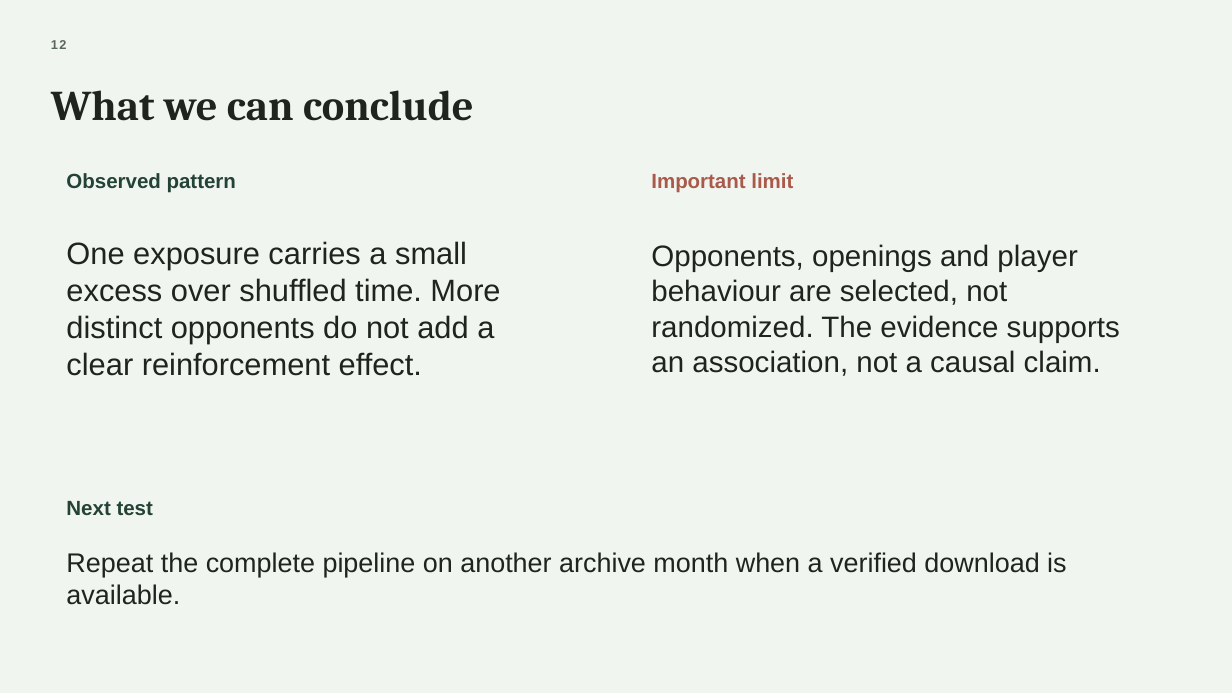
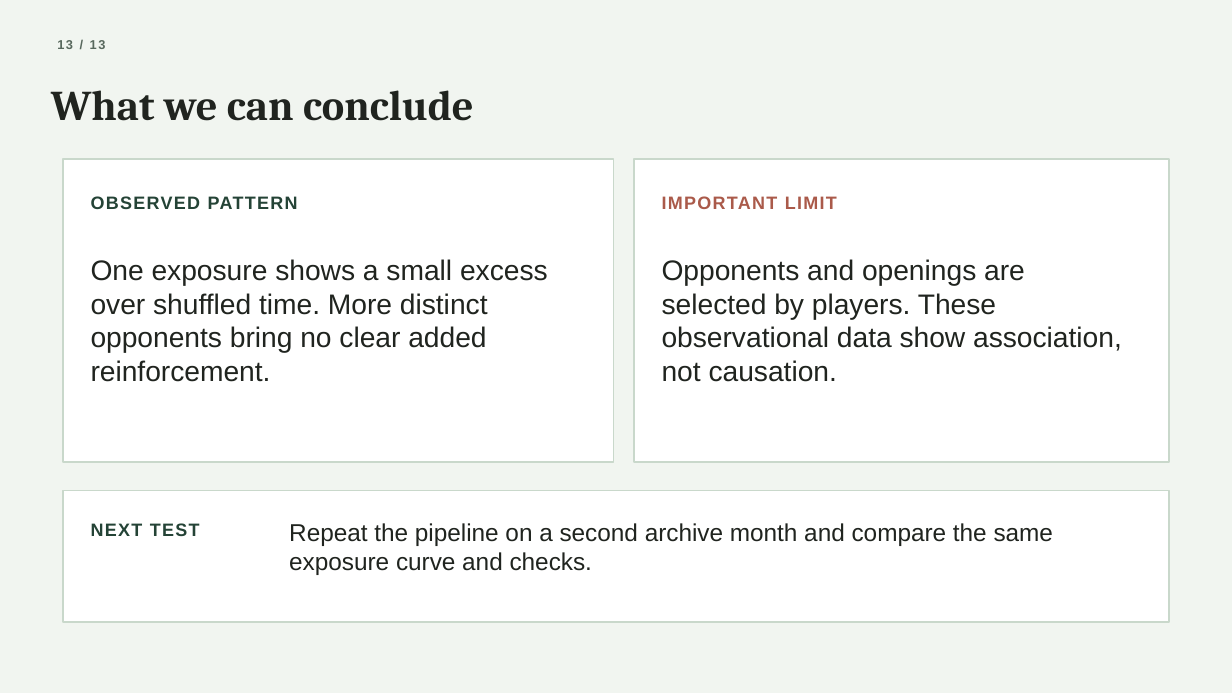
Before and after one commit to BlackBeanEagles/sna, a slide deck: slide 13 of docs/Chess_Opening_Contagion_Presentation.pptx. Drawn at 1232x693 pixels with LibreOffice and Linux fonts; fonts in the diff are those of the drawing. Boxes give left, top, right and bottom in pixels: in the first picture for what was removed or moved away, otherwise in the second. Text is boxed around its words. In the diff, an @@ line names an element or a change of style, - is before the commit and + after.

```diff
--- a/docs/Chess_Opening_Contagion_Presentation.pptx
+++ b/docs/Chess_Opening_Contagion_Presentation.pptx
@@ text at [57, 40, 106, 49]: text changed @@
-12
+13 / 13
@@ rectangle added at [63, 159, 614, 462], fill #FFFFFF, outline #C9D8CB 1.25 pt @@
@@ rectangle added at [634, 159, 1169, 462], fill #FFFFFF, outline #C9D8CB 1.25 pt @@
@@ text at [91, 196, 298, 209]: text changed; size 16 to 14 pt @@
-Observed pattern
+OBSERVED PATTERN
@@ text at [662, 196, 837, 209]: text changed; size 16 to 14 pt @@
-Important limit
+IMPORTANT LIMIT
@@ text at [91, 259, 548, 382]: text changed; size 24 to 22 pt @@
-One exposure carries a small excess over shuffled time. More distinct opponents do not add a clear reinforcement effect.
+One exposure shows a small excess over shuffled time. More distinct opponents bring no clear added reinforcement.
@@ text at [662, 259, 1122, 382]: text changed; size 23 to 22 pt @@
-Opponents, openings and player behaviour are selected, not randomized. The evidence supports an association, not a causal claim.
+Opponents and openings are selected by players. These observational data show association, not causation.
@@ rectangle added at [63, 491, 1169, 622], fill #FFFFFF, outline #C9D8CB 1.25 pt @@
@@ text at [91, 523, 200, 536]: text changed; size 16 to 14 pt @@
-Next test
+NEXT TEST
@@ text added at [289, 523, 1054, 575], 19 pt, text #20241F @@
+Repeat the pipeline on a second archive month and compare the same exposure curve and checks.
@@ text removed at [66, 552, 1066, 605] @@
-Repeat the complete pipeline on another archive month when a verified download is available.
```
Also in this commit, not shown: 11 other slides changed, 1 other file.
